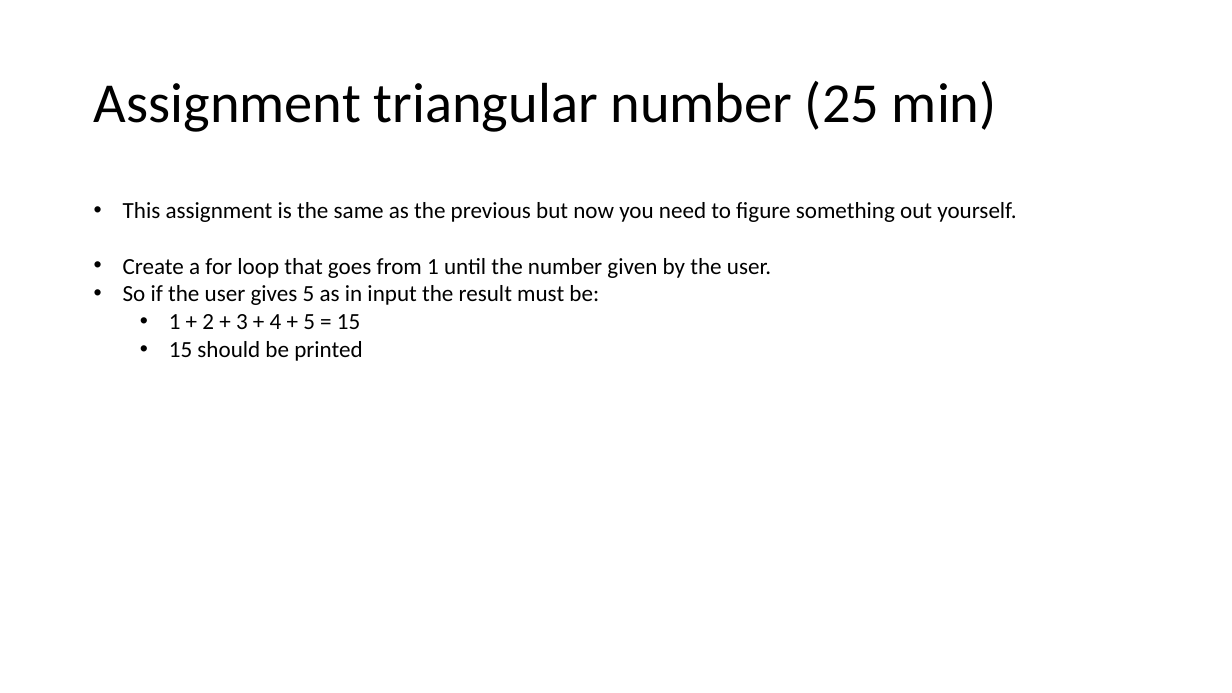
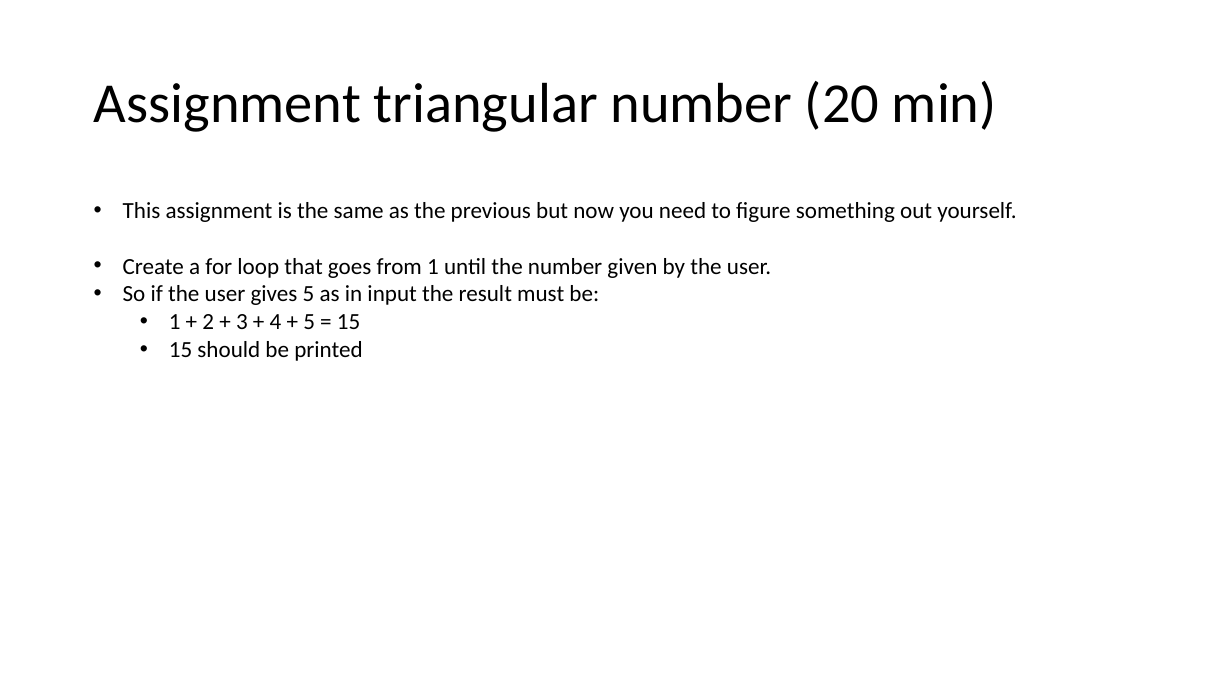
Before and after one commit to JoZonneveld/TCR-python-lessons, a slide deck: slide 32 of Lessons/Jaar 2/Lesson 1/Lesson 1.pptx. Drawn at 1232x693 pixels with LibreOffice and Linux fonts; fonts in the diff are those of the drawing; background and template pictures are left out. Boxes give left, top, right and bottom in pixels: in the first picture for what was removed or moved away, otherwise in the second. Text is boxed around its words. In the diff, an @@ line names an element or a change of style, - is before the commit and + after.

```diff
--- a/Lessons/Jaar 2/Lesson 1/Lesson 1.pptx
+++ b/Lessons/Jaar 2/Lesson 1/Lesson 1.pptx
@@ title at <box>94,81,997,132</box>: text changed @@
-Assignment triangular number (25 min)
+Assignment triangular number (20 min)
```
Also in this commit, not shown: 2 other slides changed, 1 other file.
